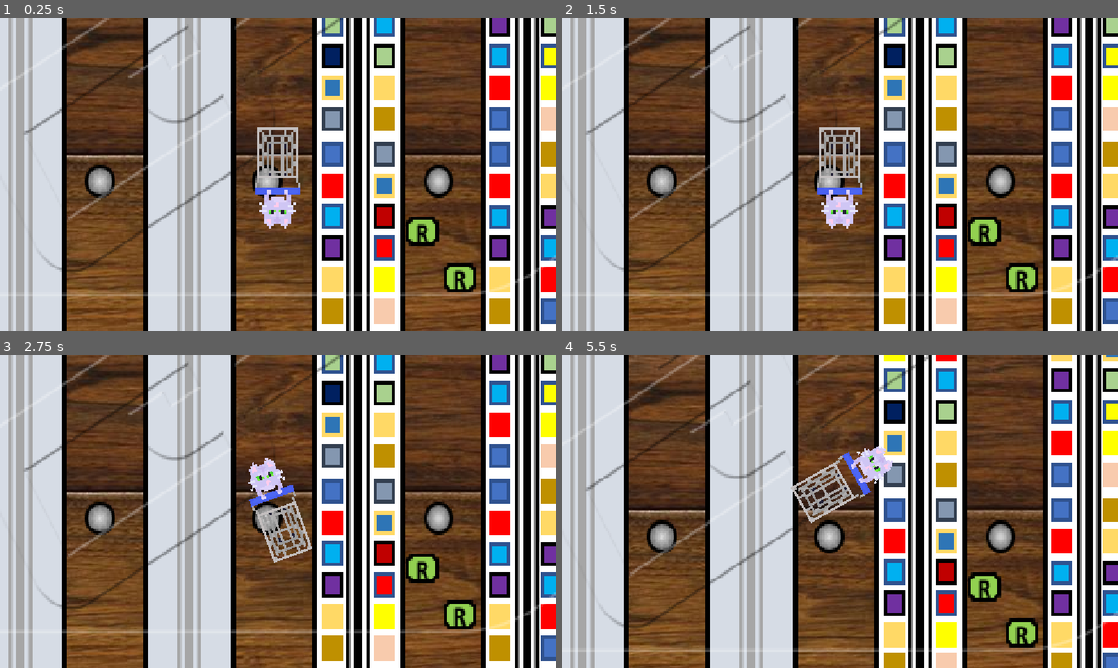
Above: before the commit, frames 1-4 (two rows, left to right).
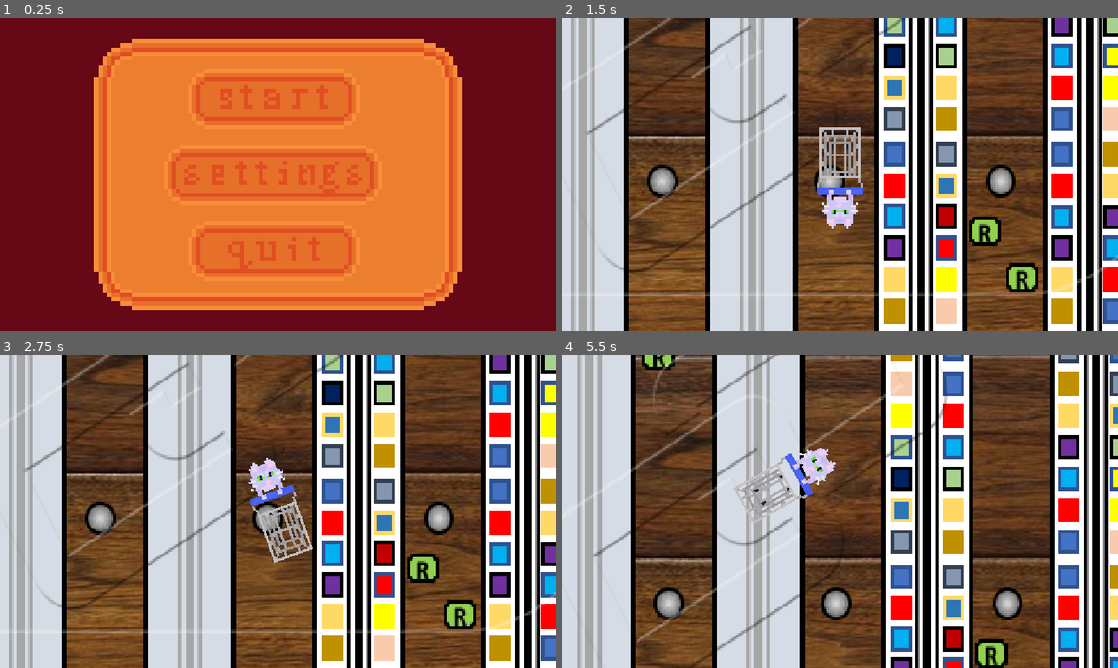
Above: after the commit, the same moments.

Repository: azazazazel/gmtk-gamejam-2026
Game: Godot game, scene res://scenes/menu.tscn
The game is run twice, just before and just after one commit, with the same random seed, the same clock (stepped at 60 frames per second) and the same inputs. Before the commit the project starts from res://scenes/level.tscn.
Inputs (mouse positions are in pixels of both pictures, inside the frame that each line leads up to):
- Up to frame 1 (0.25 s): no input
- Up to frame 2 (1.5 s): click (834, 174) at 0.52 s; click (834, 99) at 1.27 s
- Up to frame 3 (2.75 s): tap Enter at 2 s; hold D (right) from 2.03 s (still down)
- Up to frame 4 (5.5 s): release D (right) at 2.78 s; hold S (down) 2.78-3.53 s; hold D (right) 3.53-4.28 s; hold W (up) 4.28-5.03 s; hold A (left) from 5.03 s (still down)

The runs differ from the first frame. In frame 1, 100% of the frame differs, in the area x 0-100%, y 0-100%; in frame 2, 18%; in frame 3, 18%; in frame 4, 58%.

Commit message:
v0.4.0 - commit gay suicide

Diff:
--- a/project.godot
+++ b/project.godot
@@ -11,7 +11,7 @@
 [application]
 
 config/name="gmtk gamejam"
-run/main_scene="uid://de7n1ubv0rbbv"
+run/main_scene="uid://c6t1c3kwargjn"
 config/features=PackedStringArray("4.7", "Forward Plus")
 
 [display]
@@ -29,6 +29,7 @@
 folder_colors={
 "res://addons/": "gray",
 "res://assets/": "purple",
+"res://releases/": "red",
 "res://scenes/": "orange",
 "res://scripts/": "teal"
 }
--- a/scenes/level.tscn
+++ b/scenes/level.tscn
@@ -1,13 +1,13 @@
 [gd_scene format=3 uid="uid://de7n1ubv0rbbv"]
 
-[ext_resource type="Texture2D" uid="uid://dt16kus42wuk0" path="res://assets/background_floor_PLACEHOLDER.jpg" id="1_w8frs"]
-[ext_resource type="Texture2D" uid="uid://c4spi6rikt5df" path="res://assets/background_supermarket_PLACEHOLDER.png" id="2_mx8sn"]
+[ext_resource type="Texture2D" uid="uid://dt16kus42wuk0" path="res://assets/images/background_floor_PLACEHOLDER.jpg" id="1_w8frs"]
+[ext_resource type="Texture2D" uid="uid://c4spi6rikt5df" path="res://assets/images/background_supermarket_PLACEHOLDER.png" id="2_mx8sn"]
 [ext_resource type="PackedScene" uid="uid://dwmvgva1jjyk7" path="res://scenes/player.tscn" id="3_ppgk2"]
 
 [node name="Level" type="Node2D" unique_id=596671606]
 
 [node name="Floor" type="Sprite2D" parent="." unique_id=385664443]
-position = Vector2(-16.000305, -383.5)
+position = Vector2(40, -421.99997)
 scale = Vector2(2.5430768, 2.2247252)
 texture = ExtResource("1_w8frs")
 
--- a/scenes/menu.tscn
+++ b/scenes/menu.tscn
@@ -1,3 +1,60 @@
 [gd_scene format=3 uid="uid://c6t1c3kwargjn"]
 
+[ext_resource type="Texture2D" uid="uid://bann76p8kncha" path="res://assets/images/menu_backgrounder.webp" id="1_4ytvr"]
+[ext_resource type="Script" uid="uid://call1x8oorejc" path="res://scripts/menu.gd" id="1_13sgg"]
+[ext_resource type="Script" uid="uid://lypjf1lkagsf" path="res://scripts/buttonsfx.gd" id="1_g3eks"]
+[ext_resource type="AudioStream" uid="uid://dvrdf8352fmtb" path="res://assets/sounds/sfx/menu_button_press.wav" id="1_v86rl"]
+[ext_resource type="Texture2D" uid="uid://cpy3ts0o22kds" path="res://assets/images/menu_background.webp" id="1_vjb58"]
+[ext_resource type="Texture2D" uid="uid://dl653hgecd3b" path="res://assets/images/menu_start.webp" id="2_con2f"]
+[ext_resource type="Texture2D" uid="uid://c8isx0sj3qxy" path="res://assets/images/menu_settings.webp" id="3_mhnvy"]
+[ext_resource type="Texture2D" uid="uid://d2t2fcaqg2g77" path="res://assets/images/menu_quit.webp" id="4_4ytvr"]
+
 [node name="Menu" type="Node2D" unique_id=411422453]
+script = ExtResource("1_13sgg")
+
+[node name="AudioStreamPlayer2D" type="AudioStreamPlayer2D" parent="." unique_id=800909165]
+stream = ExtResource("1_v86rl")
+script = ExtResource("1_g3eks")
+
+[node name="Background" type="Sprite2D" parent="." unique_id=350572916]
+modulate = Color(0.40392157, 0.13333334, 0.23529412, 1)
+position = Vector2(1722.0002, 565.0001)
+scale = Vector2(24.868965, 18.478125)
+texture = ExtResource("1_4ytvr")
+
+[node name="WeighingScales" type="Sprite2D" parent="." unique_id=698303816]
+position = Vector2(576, 324)
+scale = Vector2(1.75, 1.75)
+texture = ExtResource("1_vjb58")
+
+[node name="StartButton" type="TextureButton" parent="WeighingScales" unique_id=25394045]
+offset_left = -107.5
+offset_top = -125.0
+offset_right = 107.5
+offset_bottom = -50.0
+scale = Vector2(0.95, 0.95)
+texture_normal = ExtResource("2_con2f")
+ignore_texture_size = true
+
+[node name="SettingsButton" type="TextureButton" parent="WeighingScales" unique_id=1275224197]
+offset_left = -135.0
+offset_top = -35.0
+offset_right = 140.0
+offset_bottom = 40.0
+scale = Vector2(0.94, 0.94)
+texture_normal = ExtResource("3_mhnvy")
+
+[node name="QuitButton" type="TextureButton" parent="WeighingScales" unique_id=760459861]
+offset_left = -107.5
+offset_top = 55.0
+offset_right = 107.5
+offset_bottom = 130.0
+scale = Vector2(0.95, 0.95)
+texture_normal = ExtResource("4_4ytvr")
+
+[connection signal="pressed" from="WeighingScales/StartButton" to="." method="_on_start_button_pressed"]
+[connection signal="pressed" from="WeighingScales/StartButton" to="AudioStreamPlayer2D" method="_on_button_pressed"]
+[connection signal="pressed" from="WeighingScales/SettingsButton" to="." method="_on_settings_button_pressed"]
+[connection signal="pressed" from="WeighingScales/SettingsButton" to="AudioStreamPlayer2D" method="_on_button_pressed"]
+[connection signal="pressed" from="WeighingScales/QuitButton" to="." method="_on_quit_button_pressed"]
+[connection signal="pressed" from="WeighingScales/QuitButton" to="AudioStreamPlayer2D" method="_on_button_pressed"]
--- a/scenes/player.tscn
+++ b/scenes/player.tscn
@@ -1,17 +1,55 @@
 [gd_scene format=3 uid="uid://dwmvgva1jjyk7"]
 
-[ext_resource type="Texture2D" uid="uid://cw1no5hlhgew5" path="res://assets/player_cat.webp" id="1_3vyb7"]
+[ext_resource type="Texture2D" uid="uid://cw1no5hlhgew5" path="res://assets/images/player_cat.webp" id="1_3vyb7"]
 [ext_resource type="Script" uid="uid://cyne5jtsi7q52" path="res://scripts/player.gd" id="1_g2els"]
+[ext_resource type="Texture2D" uid="uid://b50bwuhe60tb1" path="res://assets/images/player_cat_blink.webp" id="2_qhqgy"]
+
+[sub_resource type="AtlasTexture" id="AtlasTexture_dqkch"]
+atlas = ExtResource("2_qhqgy")
+region = Rect2(0, 235, 125, 235)
+
+[sub_resource type="AtlasTexture" id="AtlasTexture_qlg0r"]
+atlas = ExtResource("2_qhqgy")
+region = Rect2(125, 235, 125, 235)
+
+[sub_resource type="AtlasTexture" id="AtlasTexture_tuyoq"]
+atlas = ExtResource("2_qhqgy")
+region = Rect2(250, 235, 125, 235)
+
+[sub_resource type="SpriteFrames" id="SpriteFrames_1krpu"]
+animations = [{
+"frames": [{
+"duration": 100.0,
+"texture": SubResource("AtlasTexture_dqkch")
+}, {
+"duration": 1.0,
+"texture": SubResource("AtlasTexture_qlg0r")
+}, {
+"duration": 1.0,
+"texture": SubResource("AtlasTexture_tuyoq")
+}],
+"loop": 1,
+"name": &"default",
+"speed": 5.0
+}]
+
+[sub_resource type="CapsuleShape2D" id="CapsuleShape2D_5gjxc"]
+radius = 43.0
+height = 218.0
 
 [node name="Player" type="CharacterBody2D" unique_id=1850332410]
 script = ExtResource("1_g2els")
+
+[node name="AnimatedSprite2D" type="AnimatedSprite2D" parent="." unique_id=351676634]
+sprite_frames = SubResource("SpriteFrames_1krpu")
 
 [node name="Sprite2D" type="Sprite2D" parent="." unique_id=557490866]
 texture = ExtResource("1_3vyb7")
 
 [node name="Camera2D" type="Camera2D" parent="." unique_id=1373760905]
-position = Vector2(1, 0)
 drag_horizontal_enabled = true
 drag_vertical_enabled = true
 
-[node name="CollisionPolygon2D" type="CollisionPolygon2D" parent="." unique_id=674149773]
+[node name="CollisionShape2D" type="CollisionShape2D" parent="." unique_id=1150163782]
+position = Vector2(0, 5)
+shape = SubResource("CapsuleShape2D_5gjxc")
--- /dev/null
+++ b/scripts/buttonsfx.gd
@@ -0,0 +1,5 @@
+extends AudioStreamPlayer2D
+
+
+func _on_button_pressed() -> void:
+	$/root/Menu/AudioStreamPlayer2D.play()
--- /dev/null
+++ b/scripts/menu.gd
@@ -0,0 +1,13 @@
+extends Node2D
+
+func _on_start_button_pressed() -> void:
+	await get_tree().create_timer(0.1).timeout
+	get_tree().change_scene_to_file("res://scenes/level.tscn")
+
+func _on_settings_button_pressed() -> void:
+	await get_tree().create_timer(0.1).timeout
+	get_tree().change_scene_to_file("res://scenes/settings.tscn")
+
+func _on_quit_button_pressed() -> void:
+	await get_tree().create_timer(0.1).timeout
+	get_tree().quit()
--- a/scripts/player.gd
+++ b/scripts/player.gd
@@ -4,27 +4,42 @@
 @export var max_speed = 2000.0
 @export var acceleration = 2.5
 @export var brakefactor = 6.0
+@export var startacceleration = 3
+@export var friction = 5
 var current_speed = 0.0
 var rotation_direction = 0
 
 func get_input():
 	if Input.is_action_pressed("up"):
 		if current_speed < 0:
-			current_speed = min(current_speed + brakefactor * acceleration, max_speed)
+			current_speed += (brakefactor * acceleration)
+		elif current_speed < 500:
+			current_speed += (startacceleration * acceleration)
 		else:
-			current_speed = min(current_speed + acceleration, max_speed)
-	if Input.is_action_pressed("down"):
+			current_speed += acceleration
+
+	elif Input.is_action_pressed("down"):
 		if current_speed > 0:
-			current_speed = max(current_speed - brakefactor * acceleration, -max_speed)
+			current_speed -= (brakefactor * acceleration)
+		elif current_speed > 500:
+			current_speed -= (startacceleration * acceleration)
 		else:
-			current_speed = max(current_speed - acceleration, -max_speed)
+			current_speed -= acceleration
 
+	else:
+		if current_speed > friction:
+			current_speed -= friction
+		elif current_speed < -friction:
+			current_speed += friction
+		else:
+			current_speed = 0
+
+	current_speed = clamp(current_speed, -max_speed, max_speed)
 
 	rotation_direction = Input.get_axis("left", "right")
 	velocity = -transform.y * current_speed
 	print(current_speed)
 
-
 func _physics_process(delta):
 	get_input()
 	rotation += rotation_direction * rotation_speed * delta
Not shown, removed: assets/background_floor_PLACEHOLDER.jpg.import
Not shown, removed: assets/background_supermarket_PLACEHOLDER.png.import
Renamed: assets/background_floor_PLACEHOLDER.jpg -> assets/images/background_floor_PLACEHOLDER.jpg
Not shown, added: assets/images/background_floor_PLACEHOLDER.jpg.import
Renamed: assets/background_supermarket_PLACEHOLDER.png -> assets/images/background_supermarket_PLACEHOLDER.png
Not shown, added: assets/images/background_supermarket_PLACEHOLDER.png.import
Renamed: assets/item_banana.webp -> assets/images/item_banana.webp
Not shown, added: assets/images/item_banana.webp.import
Binary file added: assets/images/item_binoculars.webp
Not shown, added: assets/images/item_binoculars.webp.import
Renamed: assets/item_cigarettes.webp -> assets/images/item_cigarettes.webp
Not shown, added: assets/images/item_cigarettes.webp.import
(and 56 more such lines)
